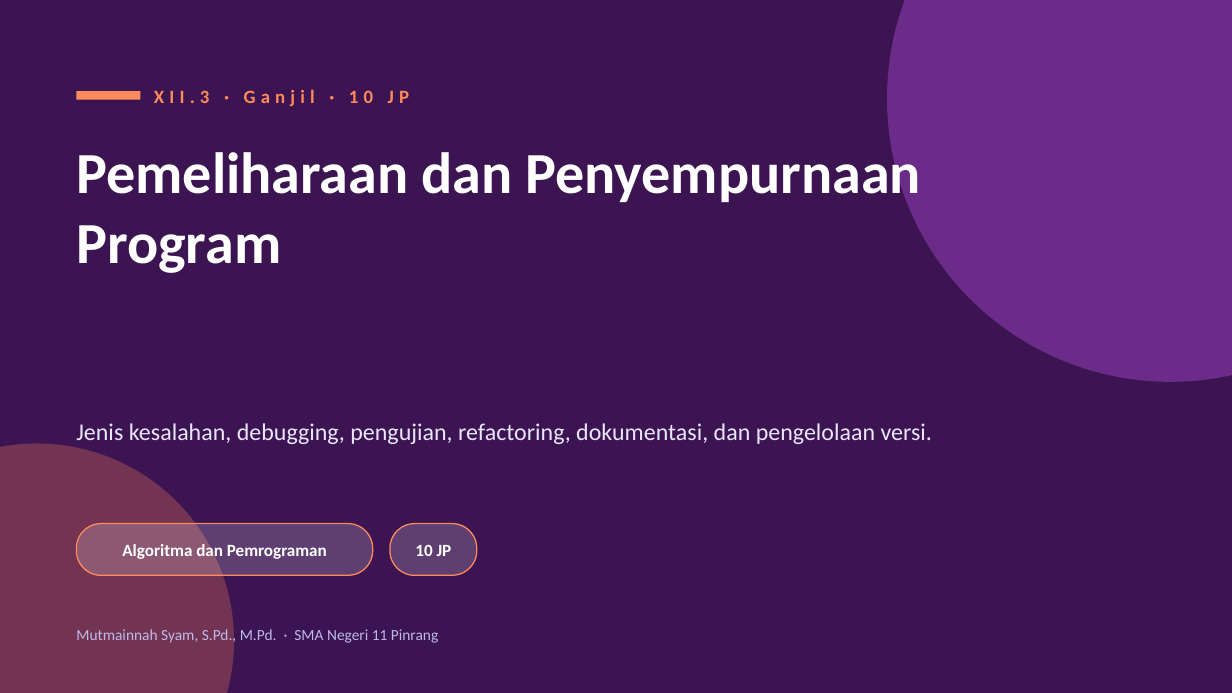
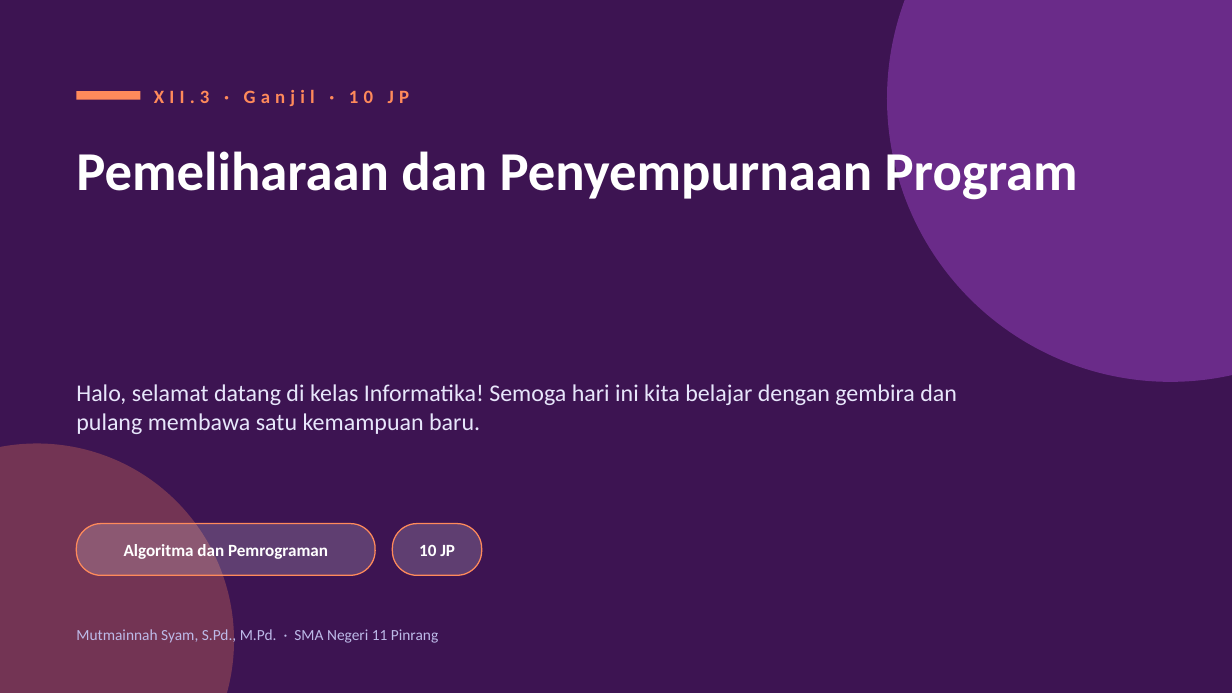
Before and after one commit to idayahinna-afk/tik, a slide deck: slide 38 of Slide Informatika Kelas XII - SMAN 11 Pinrang.pptx (slide 22 before the commit). Drawn at 1232x693 pixels with LibreOffice and Linux fonts; fonts in the diff are those of the drawing. Boxes give left, top, right and bottom in pixels: in the first picture for what was removed or moved away, otherwise in the second. Text is boxed around its words. In the diff, an @@ line names an element or a change of style, - is before the commit and + after.

```diff
--- a/Slide Informatika Kelas XII - SMAN 11 Pinrang.pptx
+++ b/Slide Informatika Kelas XII - SMAN 11 Pinrang.pptx
@@ text "Pemeliharaan dan Penyempurnaan Program" at box(76, 144, 1078, 203): size 34 to 32 pt @@
@@ text at box(76, 384, 957, 434): text changed @@
-Jenis kesalahan, debugging, pengujian, refactoring, dokumentasi, dan pengelolaan versi.
+Halo, selamat datang di kelas Informatika! Semoga hari ini kita belajar dengan gembira dan pulang membawa satu kemampuan baru.
@@ text "10 JP": place and size @@
-text "10 JP" at box(415, 545, 452, 556)
+text "10 JP" at box(419, 545, 455, 556)
@@ rounded rectangle: place and size @@
-rounded rectangle at box(391, 524, 477, 575)
+rounded rectangle at box(393, 524, 482, 575)
```
Also in this commit, not shown: 48 other slides changed, 54 slides added, 6 slides removed, 3 other files.
